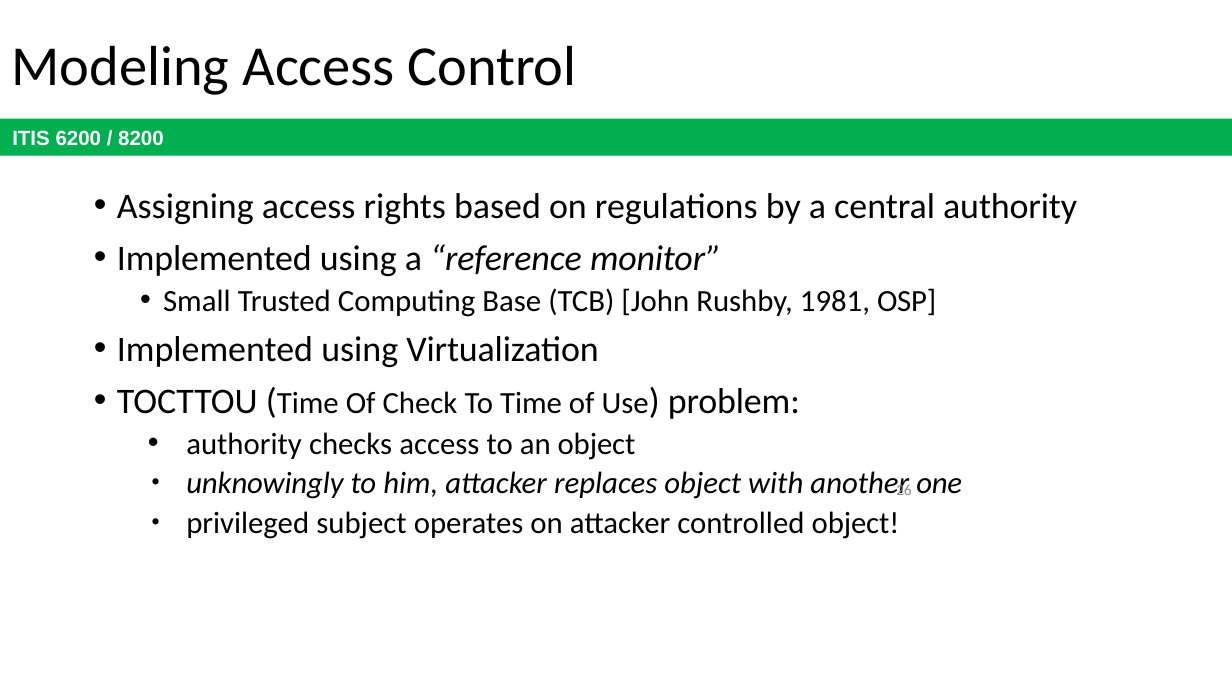
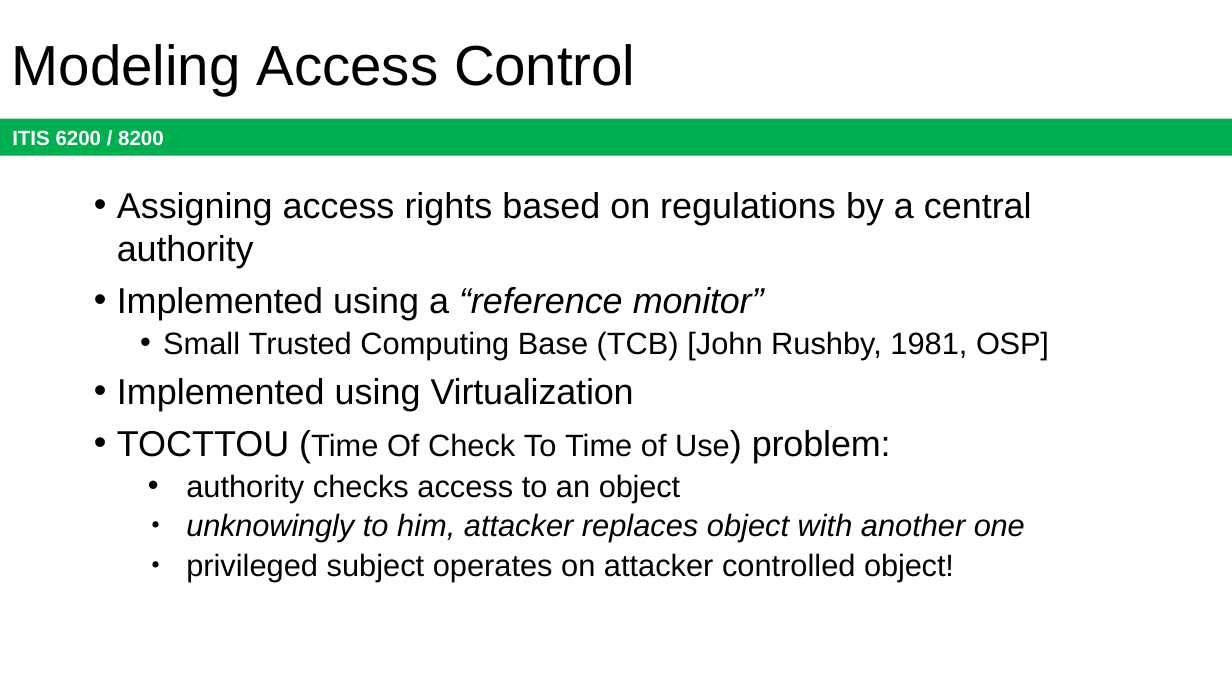
Before and after one commit to jx5c/github.io, a slide deck: slide 26 of teaching/ITIS6200/2023fa/lectures/lec09.pptx. Drawn at 1232x693 pixels with LibreOffice and Linux fonts; fonts in the diff are those of the drawing. Boxes give left, top, right and bottom in pixels: in the first picture for what was removed or moved away, otherwise in the second. Text is boxed around its words. In the diff, an @@ line names an element or a change of style, - is before the commit and + after.

Commit message:
checkpoint

```diff
--- a/teaching/ITIS6200/2023fa/lectures/lec09.pptx
+++ b/teaching/ITIS6200/2023fa/lectures/lec09.pptx
@@ title "Modeling Access Control" at (12,44,635,95): font Calibri to Arial @@
@@ text "Assigning access rights based on ..." at (117,192,1049,582): font Calibri to Arial @@
@@ page number removed at (896,482,911,495) @@
-26
```
Also in this commit, not shown: 29 other slides changed, 1 slide added, 1 slide removed.
